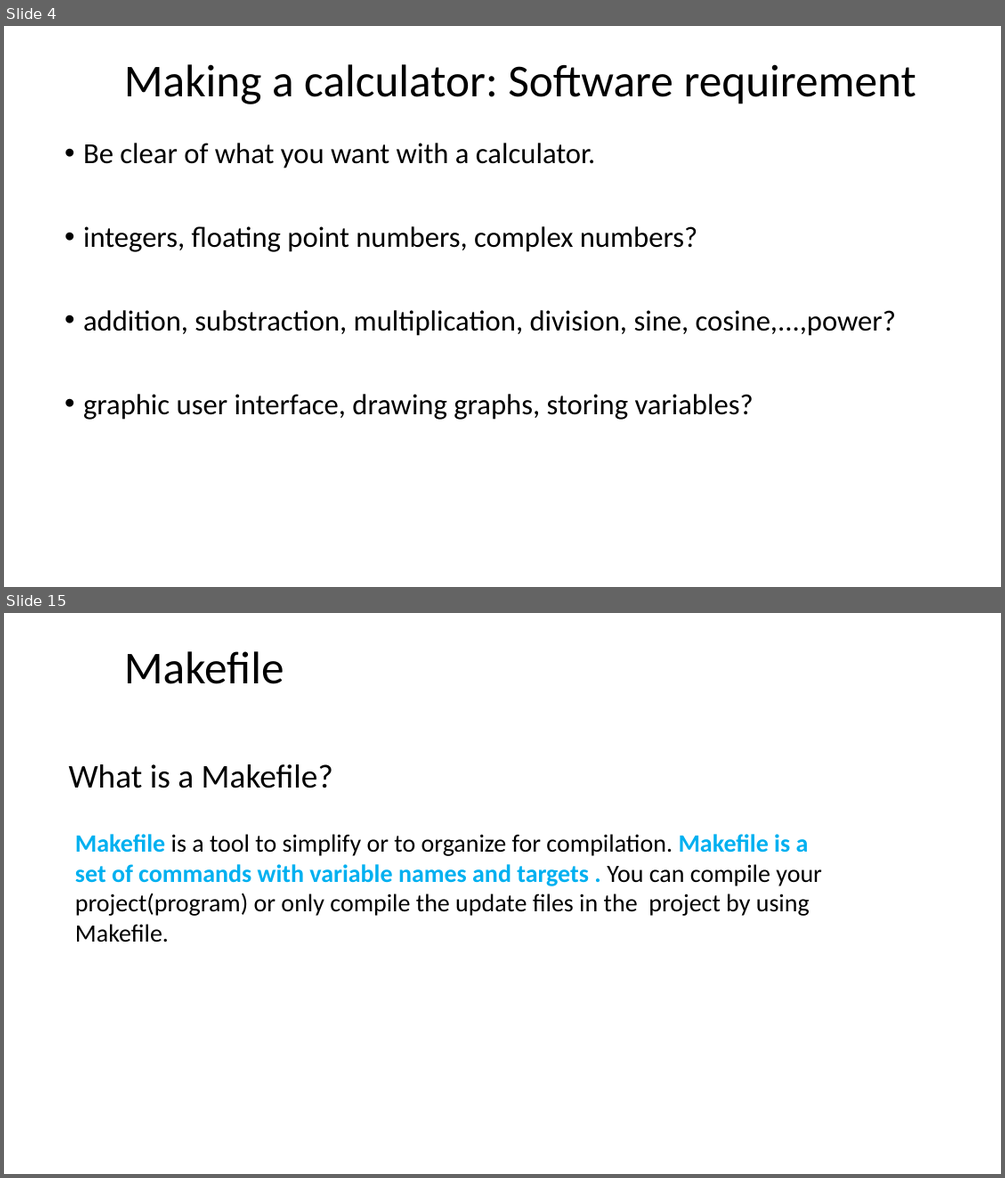
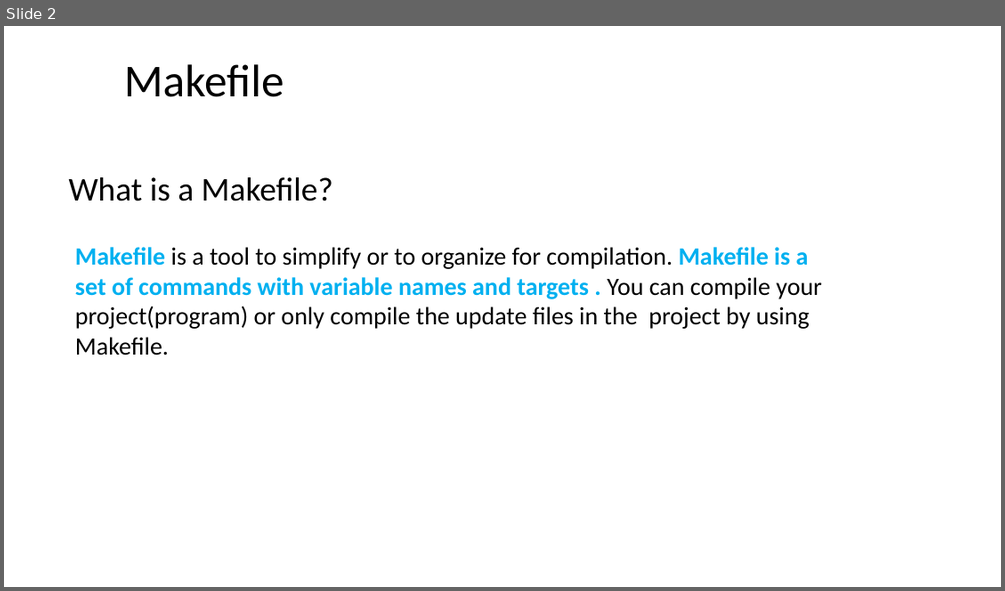
Before and after one commit to ShiqiYu/CPP, a slide deck: week03/Lab03.pptx. Shown one above the other, each under a label of ours: slides 4 and 15 before the commit, slide 2 after it; the slides between them are not shown. The pictures are 1005x1178 and 1005x591 pixels, drawn with LibreOffice and Linux fonts; fonts in the diff are those of the drawing; background and template pictures are left out. Boxes give left, top, right and bottom in pixels: in the first picture for what was removed or moved away, otherwise in the second. Text is boxed around its words. In the diff, an @@ line names an element or a change of style, - is before the commit and + after.

```diff
--- a/week03/Lab03.pptx
+++ b/week03/Lab03.pptx
@@ slide 4 removed at bbox=[4, 26, 1001, 587], background #FFFFFF @@
@@ title removed at bbox=[124, 64, 916, 104] @@
-Making a calculator: Software requirement
@@ text removed at bbox=[83, 143, 896, 419] @@
-• Be clear of what you want with a calculator.
-• integers, floating point numbers, complex numbers?
-• addition, substraction, multiplication, division, sine, cosine,...,power?
-• graphic user interface, drawing graphs, storing variables?
@@ what was slide 15 is now slide 2 @@
```
Also in this commit, not shown: 1 slide changed, 14 other slides removed, 2 other files.
